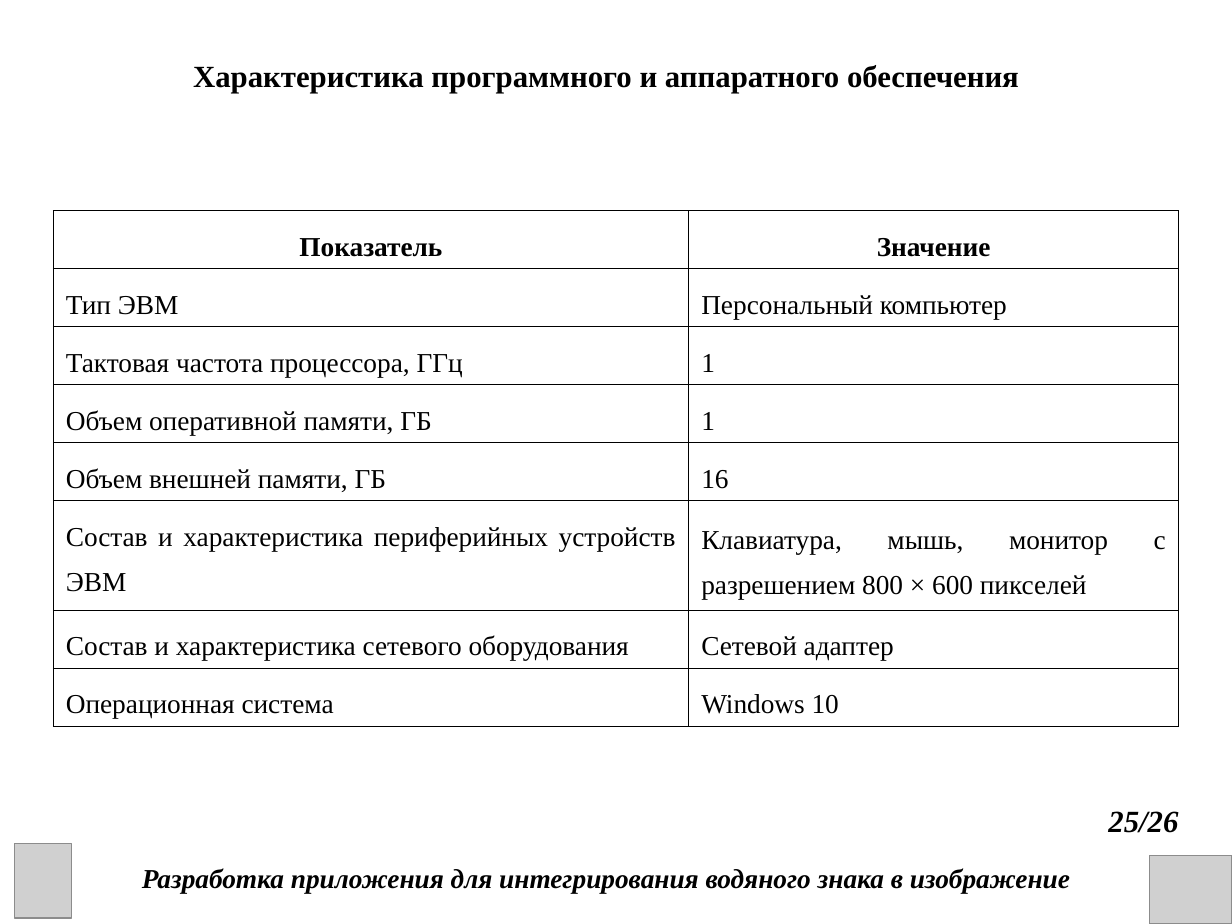
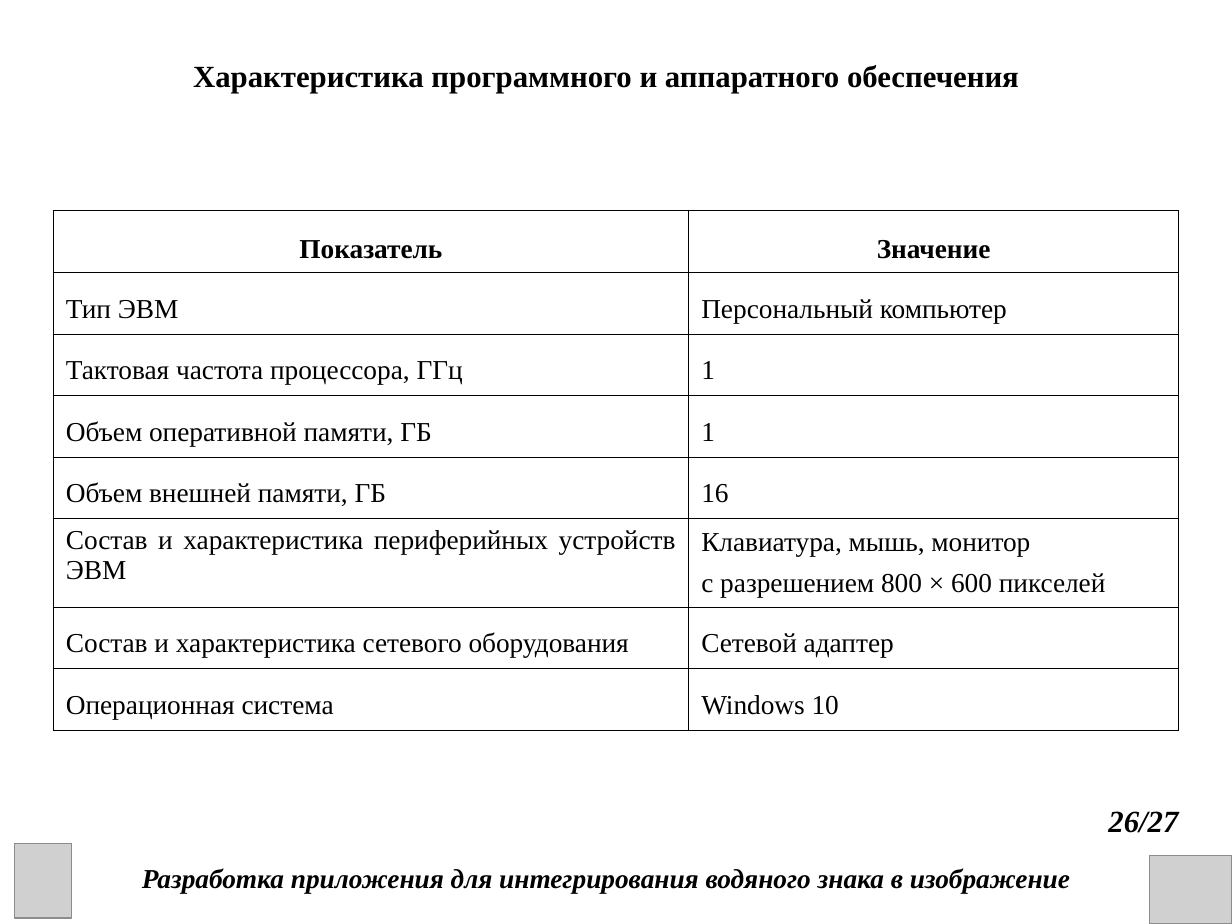
Before and after one commit to DanChoys1/DanChoys, a slide deck: slide 26 of КП презентация.ppt (slide 25 before the commit). Drawn at 1232x924 pixels with LibreOffice and Linux fonts; fonts in the diff are those of the drawing; grey boxes stand for pictures. Boxes give left, top, right and bottom in pixels: in the first picture for what was removed or moved away, otherwise in the second. Text is boxed around its words. In the diff, an @@ line names an element or a change of style, - is before the commit and + after.

```diff
--- a/КП презентация.ppt
+++ b/КП презентация.ppt
@@ table at bbox=[53, 211, 1179, 723] @@
-row 6, column 2: Клавиатура, мышь, монитор с разрешением 800 × 600 пикселей
+row 6, column 2: Клавиатура, мышь, монитор / с разрешением 800 × 600 пикселей
@@ line spacing 1.5 to 1 @@
@@ text at bbox=[1108, 811, 1178, 833]: text changed @@
-25/26
+26/27
```
Also in this commit, not shown: 24 other slides changed, 1 slide added, 6 other files.
